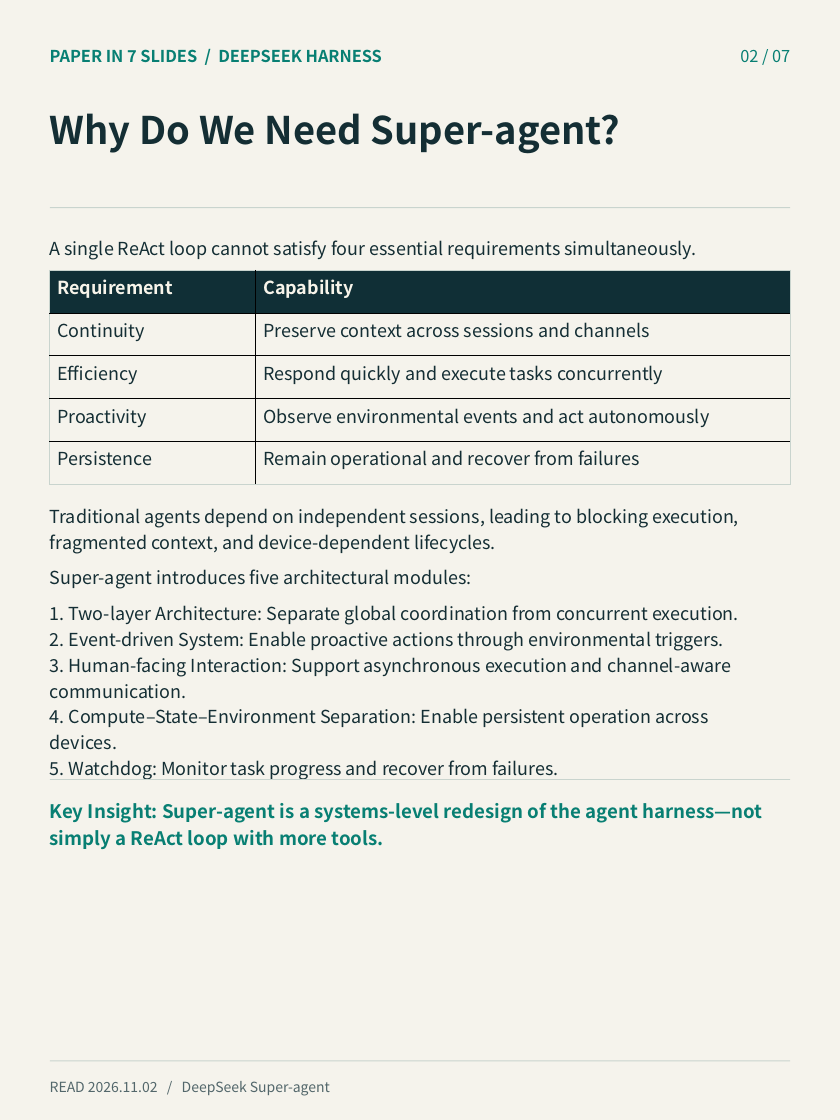
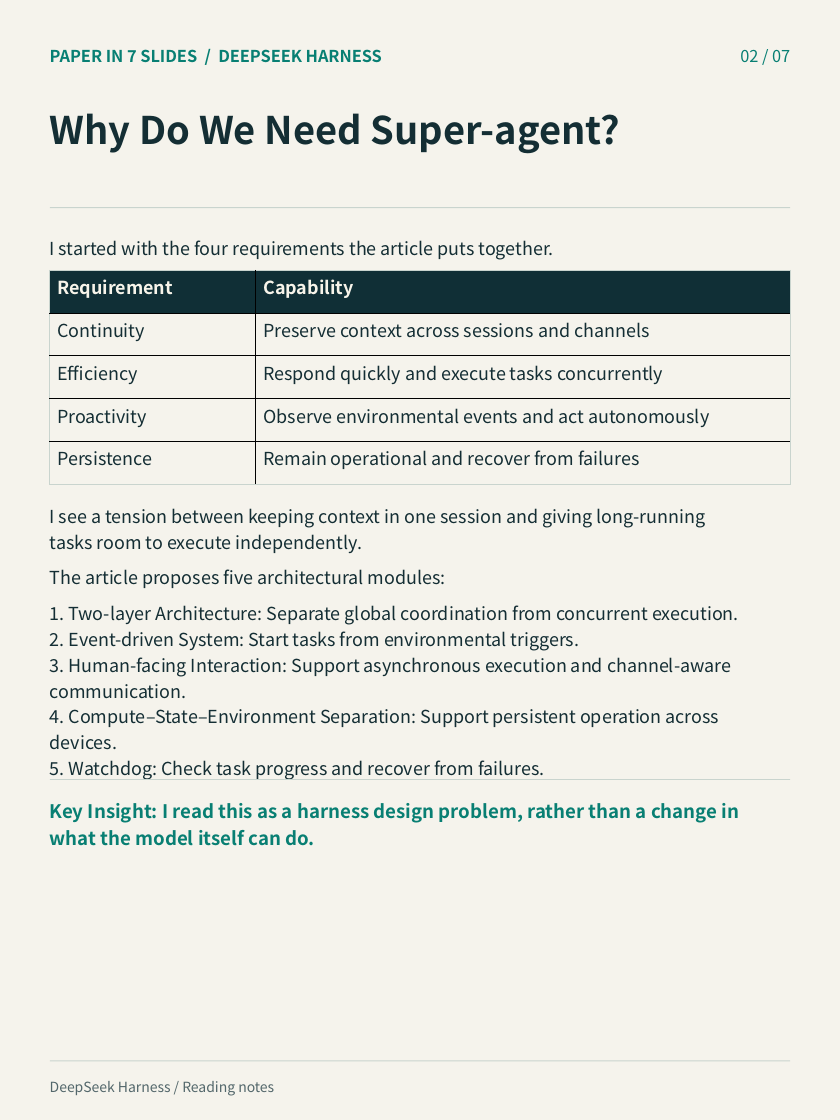
Before and after one commit to QiaohuiGao/qiaohui-portfolio, a slide deck: slide 2 of assets/field-notes/superagent/slides.en.pptx. Drawn at 840x1120 pixels with LibreOffice and Linux fonts; fonts in the diff are those of the drawing. Boxes give left, top, right and bottom in pixels: in the first picture for what was removed or moved away, otherwise in the second. Text is boxed around its words. In the diff, an @@ line names an element or a change of style, - is before the commit and + after.

```diff
--- a/assets/field-notes/superagent/slides.en.pptx
+++ b/assets/field-notes/superagent/slides.en.pptx
@@ text at (50, 240, 554, 260): text changed @@
-A single ReAct loop cannot satisfy four essential requirements simultaneously.
+I started with the four requirements the article puts together.
@@ text at (50, 508, 706, 553): text changed @@
-Traditional agents depend on independent sessions, leading to blocking execution,
-fragmented context, and device-dependent lifecycles.
+I see a tension between keeping context in one session and giving long-running
+tasks room to execute independently.
@@ text at (50, 569, 446, 588): text changed @@
-Super-agent introduces five architectural modules:
+The article proposes five architectural modules:
@@ text at (50, 631, 580, 651): text changed @@
-2. Event-driven System: Enable proactive actions through environmental triggers.
+2. Event-driven System: Start tasks from environmental triggers.
@@ text at (50, 709, 720, 727): text changed @@
-4. Compute–State–Environment Separation: Enable persistent operation across
+4. Compute–State–Environment Separation: Support persistent operation across
@@ text at (50, 760, 544, 780): text changed @@
-5. Watchdog: Monitor task progress and recover from failures.
+5. Watchdog: Check task progress and recover from failures.
@@ text at (50, 803, 740, 846): text changed @@
-Key Insight: Super-agent is a systems-level redesign of the agent harness—not
-simply a ReAct loop with more tools.
+Key Insight: I read this as a harness design problem, rather than a change in
+what the model itself can do.
@@ text at (50, 1081, 274, 1096): text changed @@
-READ 2026.11.02 / DeepSeek Super-agent
+DeepSeek Harness / Reading notes
```
Also in this commit, not shown: 5 other slides changed, 1 slide added, 1 slide removed, 9 other files.
